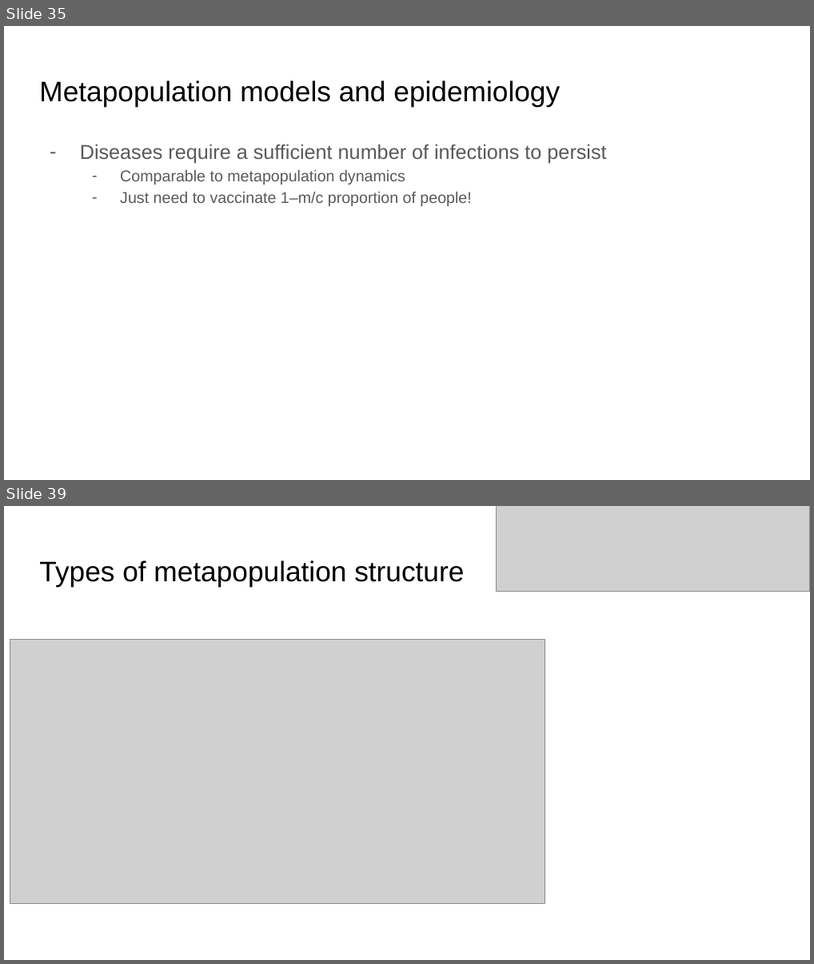
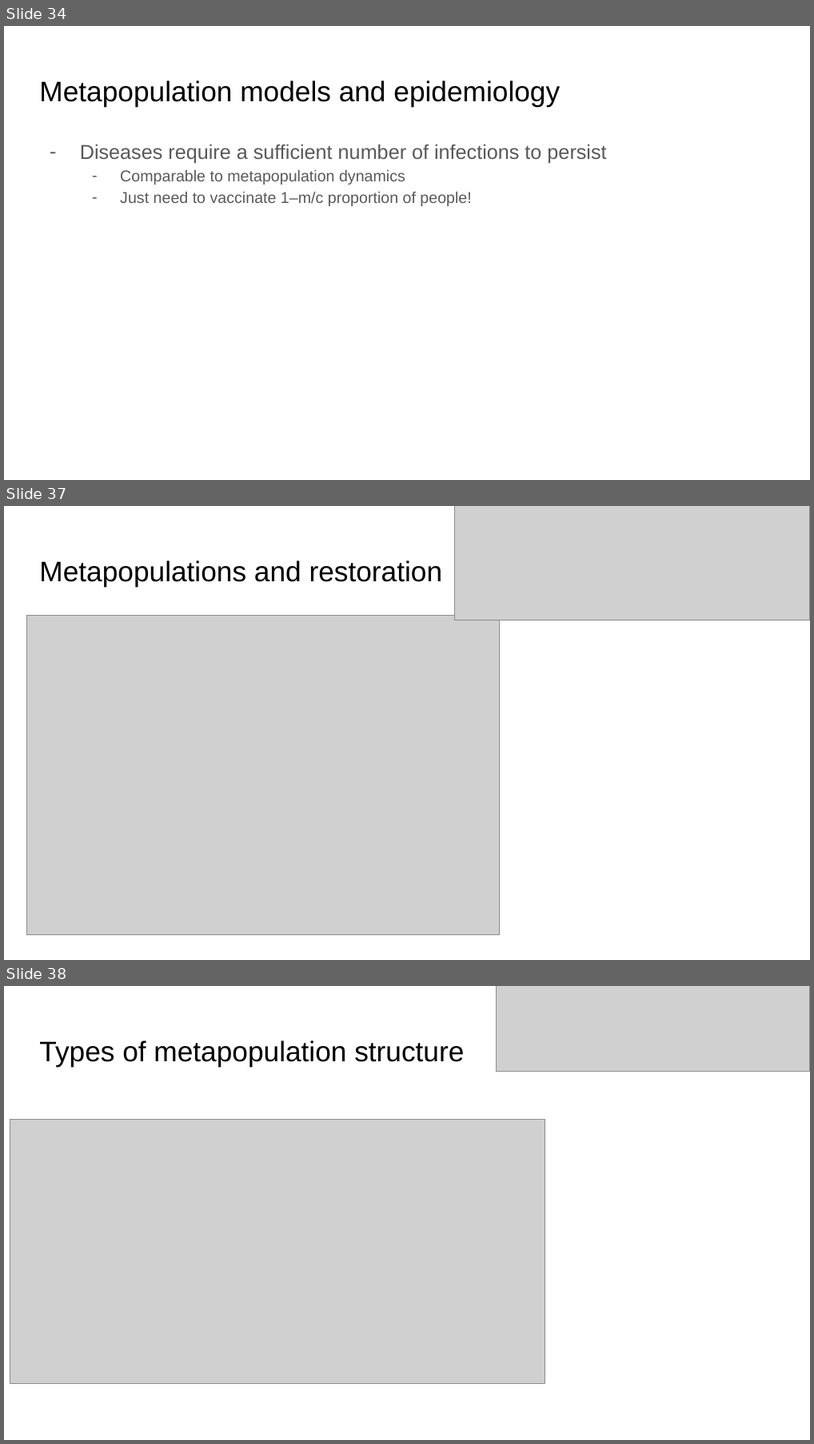
Before and after one commit to bmaitner/Community_ecology_course, a slide deck: lectures/Lecture_23_Patchy_Environments_I.pptx. Shown one above the other, each under a label of ours: slides 35 and 39 before the commit, slides 34, 37 and 38 after it; the slides between them are not shown. The pictures are 814x964 and 814x1444 pixels, drawn with LibreOffice and Linux fonts; fonts in the diff are those of the drawing; grey boxes stand for pictures. Boxes give left, top, right and bottom in pixels: in the first picture for what was removed or moved away, otherwise in the second. Text is boxed around its words. In the diff, an @@ line names an element or a change of style, - is before the commit and + after.

```diff
--- a/lectures/Lecture_23_Patchy_Environments_I.pptx
+++ b/lectures/Lecture_23_Patchy_Environments_I.pptx
@@ slide 37 added at (4,506,810,960), background #FFFFFF @@
@@ picture added at (454,506,810,620) @@
@@ title added at (39,560,443,586), 25.2 pt, text #000000 @@
+Metapopulations and restoration
@@ picture added at (26,616,499,934) @@
@@ what was slide 35 is now slide 34 @@
@@ what was slide 39 is now slide 38 @@
```
Also in this commit, not shown: 7 slides changed, 2 slides removed, 6 other files.
